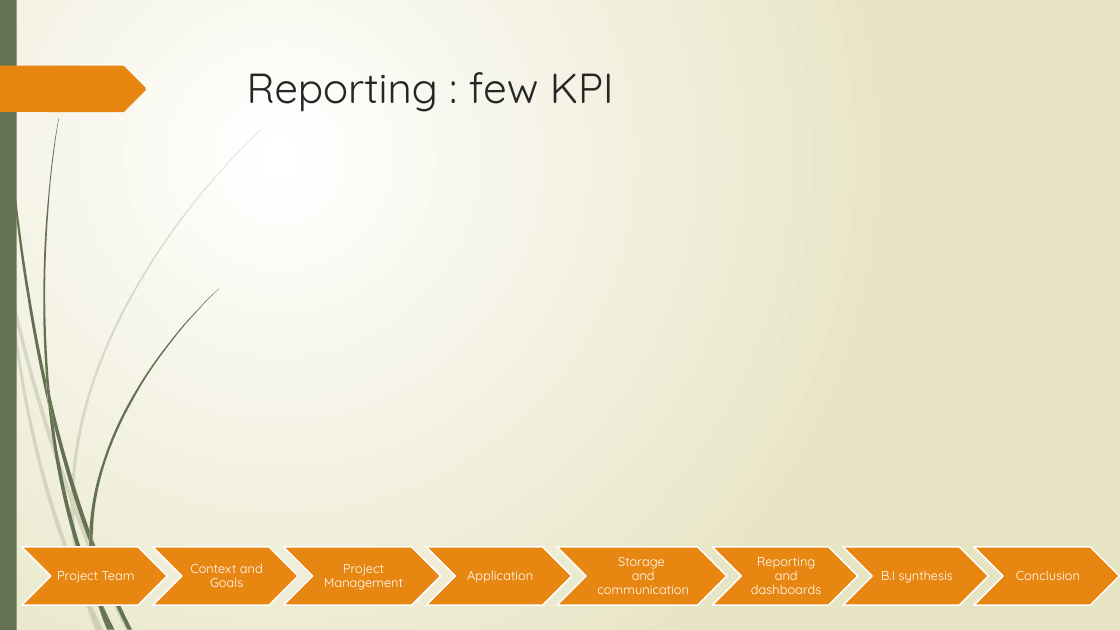
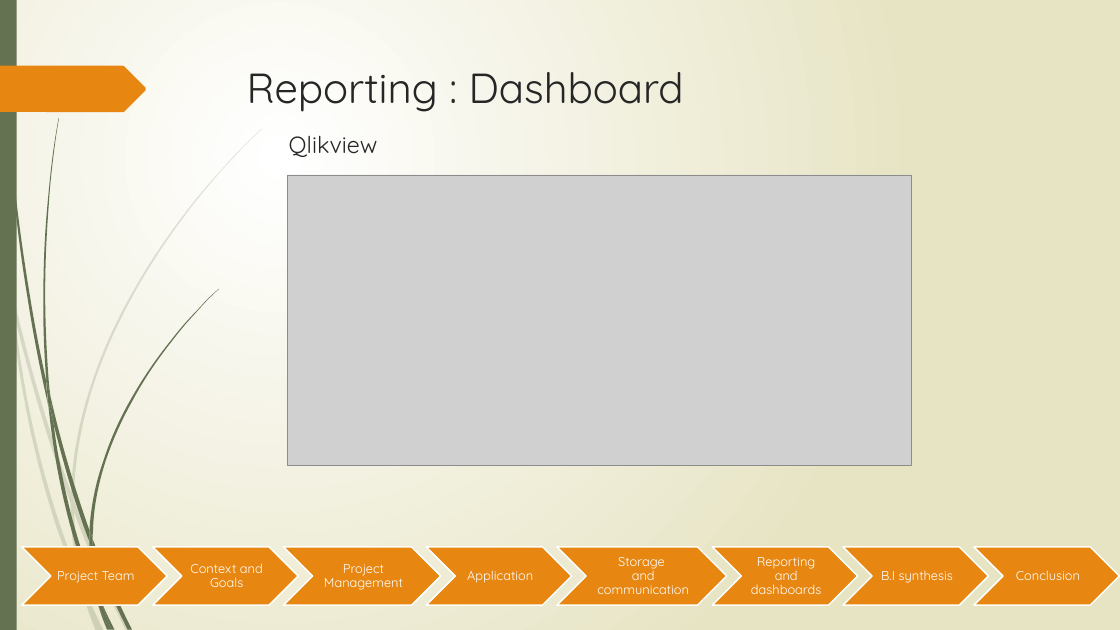
Before and after one commit to Gaetan90/ProjetBI, a slide deck: slide 16 of Projet BI.pptx (slide 14 before the commit). Drawn at 1120x630 pixels with LibreOffice and Linux fonts; fonts in the diff are those of the drawing; grey boxes stand for pictures. Boxes give left, top, right and bottom in pixels: in the first picture for what was removed or moved away, otherwise in the second. Text is boxed around its words. In the diff, an @@ line names an element or a change of style, - is before the commit and + after.

```diff
--- a/Projet BI.pptx
+++ b/Projet BI.pptx
@@ title at <box>247,72,684,157</box>: text changed @@
-Reporting : few KPI
+Reporting : Dashboard
+Qlikview
@@ picture added at <box>287,175,911,465</box> @@
```
Also in this commit, not shown: 2 other slides changed, 3 slides added, 1 other file.
